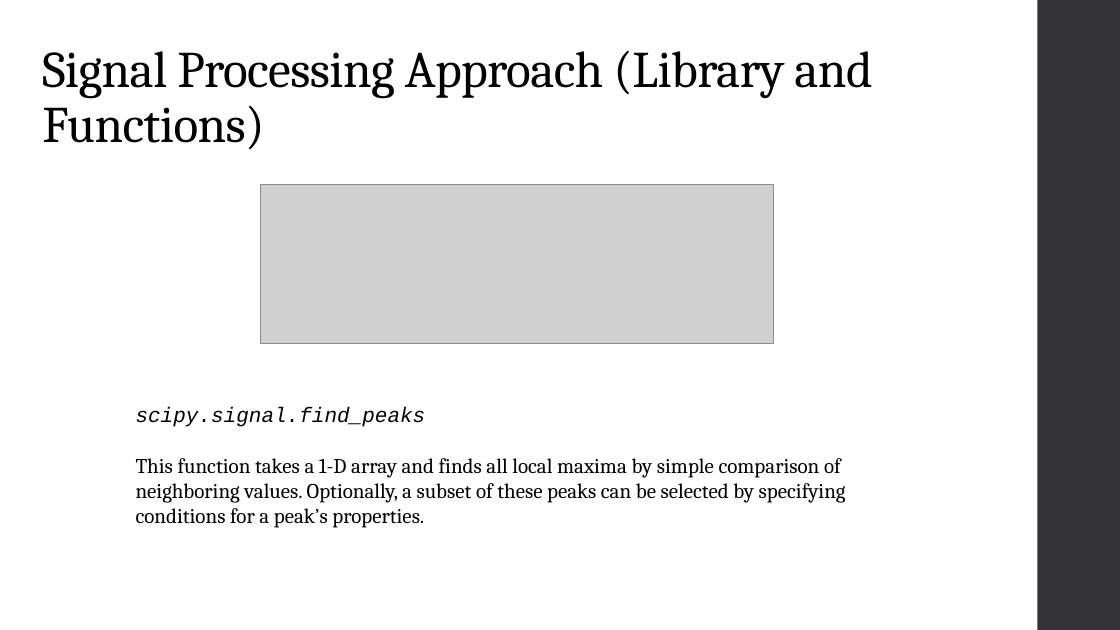
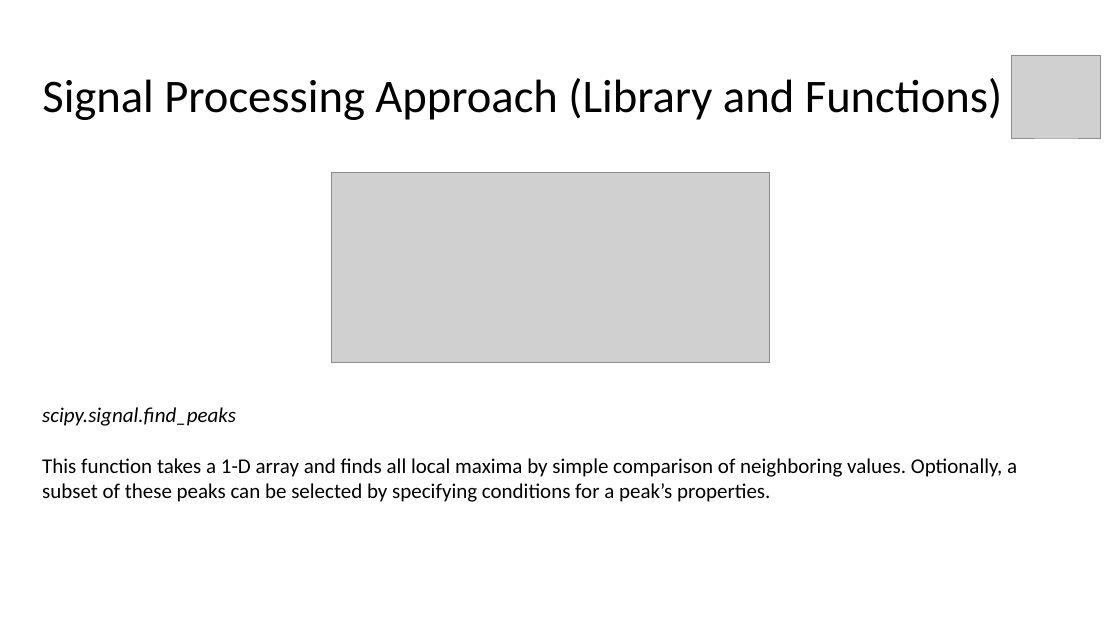
Before and after one commit to Fathir-shishir/peak-detection-, a slide deck: slide 4 of CI project T1.pptx (slide 5 before the commit). Drawn at 1120x630 pixels with LibreOffice and Linux fonts; fonts in the diff are those of the drawing; grey boxes stand for pictures. Boxes give left, top, right and bottom in pixels: in the first picture for what was removed or moved away, otherwise in the second. Text is boxed around its words. In the diff, an @@ line names an element or a change of style, - is before the commit and + after.

```diff
--- a/CI project T1.pptx
+++ b/CI project T1.pptx
@@ rectangle removed at [1038,0,1120,630] @@
@@ title "Signal Processing Approach (Library and ..." at [42,78,1002,120]: size 44 to 40 pt, font Cambria to Calibri, letter spacing -0.5 to 0 pt; vertical alignment bottom to middle @@
@@ picture added at [1012,55,1101,138] @@
@@ picture: place and size @@
-picture at [260,185,773,344]
+picture at [332,173,770,363]
@@ text "scipy.signal.find_peaks": place and size @@
-text "scipy.signal.find_peaks" at [136,407,846,528]
+text "scipy.signal.find_peaks" at [42,407,1017,502]
@@ text "scipy.signal.find_peaks" at [42,407,1017,502]: font Courier New to Calibri in "scipy.signal.find_peaks"; font Cambria to Calibri in "This function takes a 1-D array and ..." @@
```
Also in this commit, not shown: 11 other slides changed, 4 slides added, 5 slides removed.
